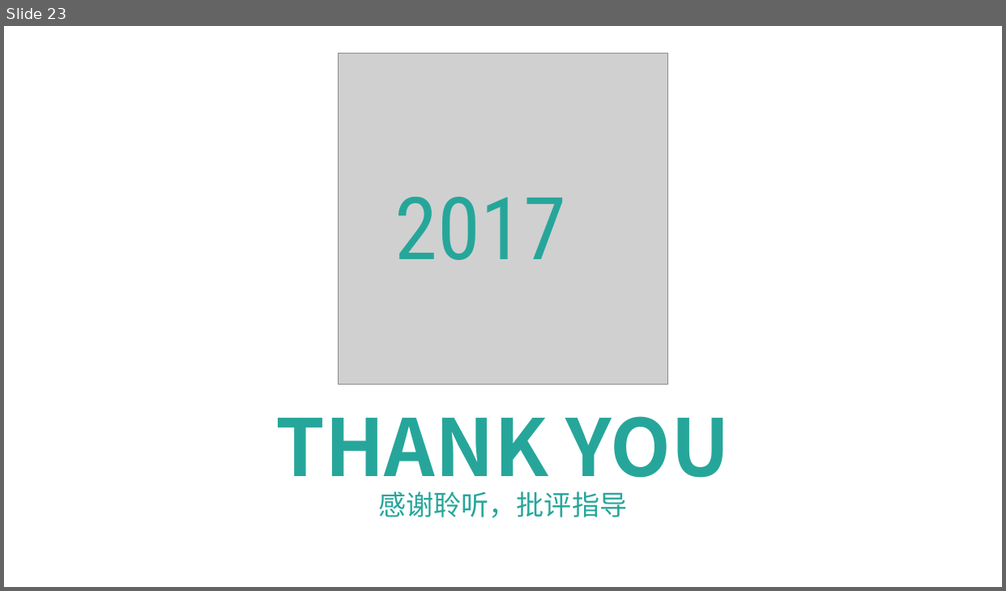
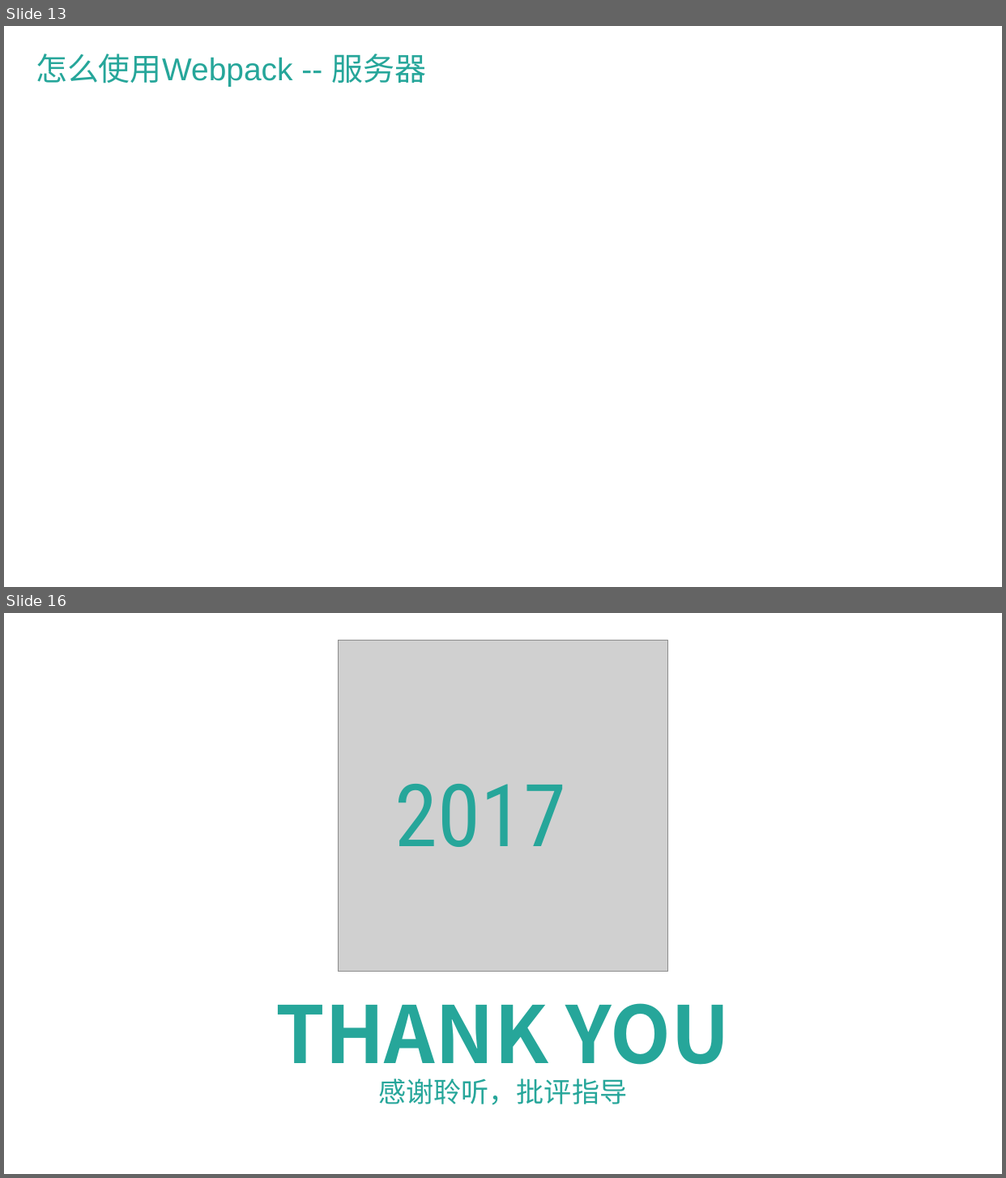
Before and after one commit to wangqiang66/webpack, a slide deck: Webpack简介.pptx. Shown one above the other, each under a label of ours: slide 23 before the commit, slides 13 and 16 after it; the slides between them are not shown. The pictures are 1006x591 and 1006x1178 pixels, drawn with LibreOffice and Linux fonts; fonts in the diff are those of the drawing; grey boxes stand for pictures; background and template pictures are left out. Boxes give left, top, right and bottom in pixels: in the first picture for what was removed or moved away, otherwise in the second. Text is boxed around its words. In the diff, an @@ line names an element or a change of style, - is before the commit and + after.

```diff
--- a/Webpack简介.pptx
+++ b/Webpack简介.pptx
@@ slide 13 added at (x1=4, y1=26, x2=1002, y2=587), background picture (left out) @@
@@ rectangle added at (x1=16, y1=41, x2=991, y2=572), fill #FFFFFF at 80% opacity @@
@@ text added at (x1=36, y1=54, x2=426, y2=87), 32 pt, text #26A69A @@
+怎么使用Webpack -- 服务器
@@ what was slide 23 is now slide 16 @@
```
Also in this commit, not shown: 1 slide changed, 7 other slides added, 16 slides removed, 1 other file.
